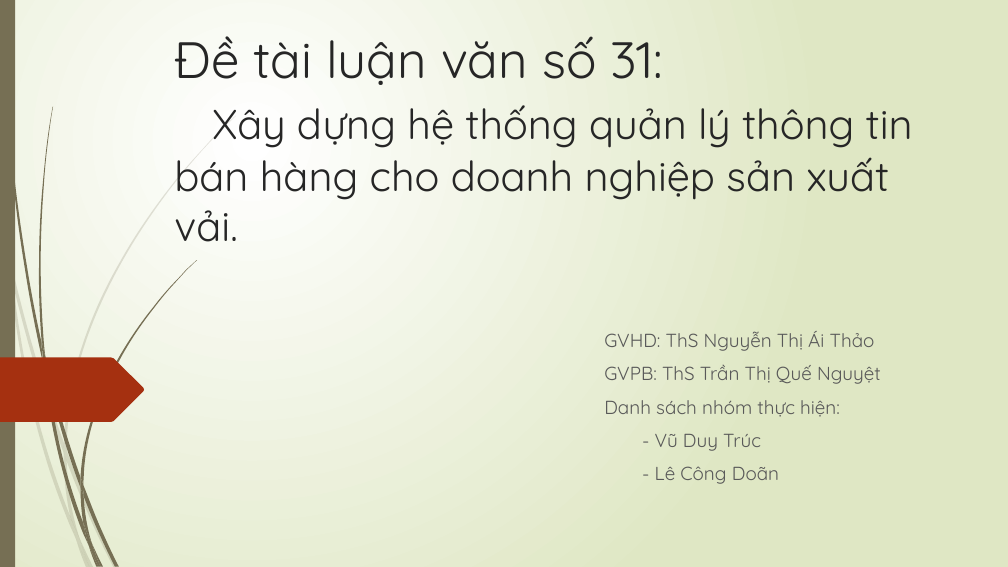
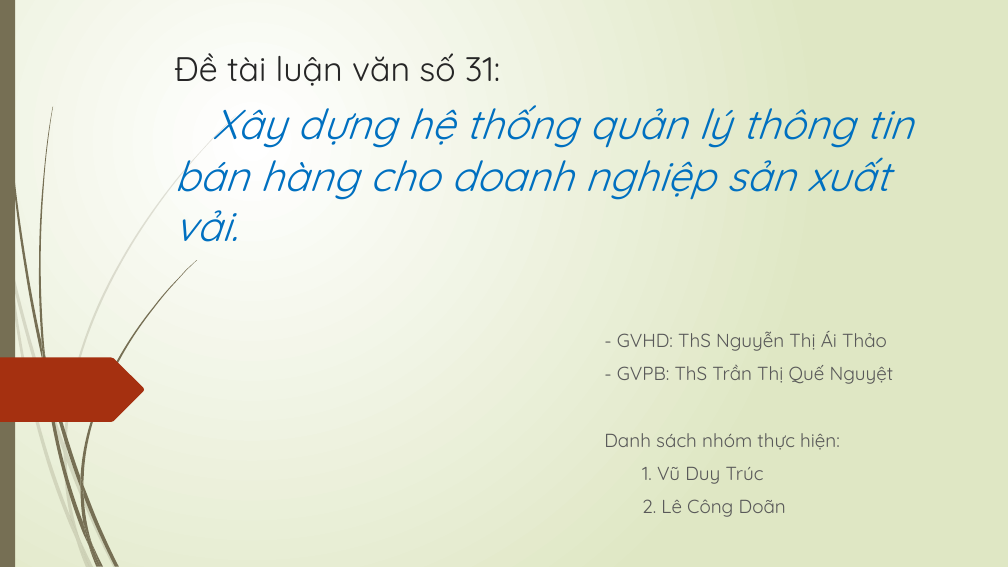
Before and after one commit to doanlecong/LVTN, a slide deck: slide 1 of docs/slide trình cô - bản 1.pptx. Drawn at 1008x567 pixels with LibreOffice and Linux fonts; fonts in the diff are those of the drawing. Boxes give left, top, right and bottom in pixels: in the first picture for what was removed or moved away, otherwise in the second. Text is boxed around its words. In the diff, an @@ line names an element or a change of style, - is before the commit and + after.

```diff
--- a/docs/slide trình cô - bản 1.pptx
+++ b/docs/slide trình cô - bản 1.pptx
@@ title "Đề tài luận văn số ..." at bbox=[174, 53, 913, 242]: size 48.6 to 32.4 pt in "Đề tài luận văn số 31:"; text colour #262626 to #0070C0, italic on in "Xây dựng hệ thống quản lý thông ..." @@
@@ subtitle at bbox=[617, 331, 894, 384]: text changed @@
-GVHD: ThS Nguyễn Thị Ái Thảo
-GVPB: ThS Trần Thị Quế Nguyệt
+- GVHD: ThS Nguyễn Thị Ái Thảo
+- GVPB: ThS Trần Thị Quế Nguyệt
@@ subtitle at bbox=[642, 467, 786, 517]: text changed @@
-- Vũ Duy Trúc
-- Lê Công Doãn
+1. Vũ Duy Trúc
+2. Lê Công Doãn
```
Also in this commit, not shown: 4 other slides changed, 10 other files.
